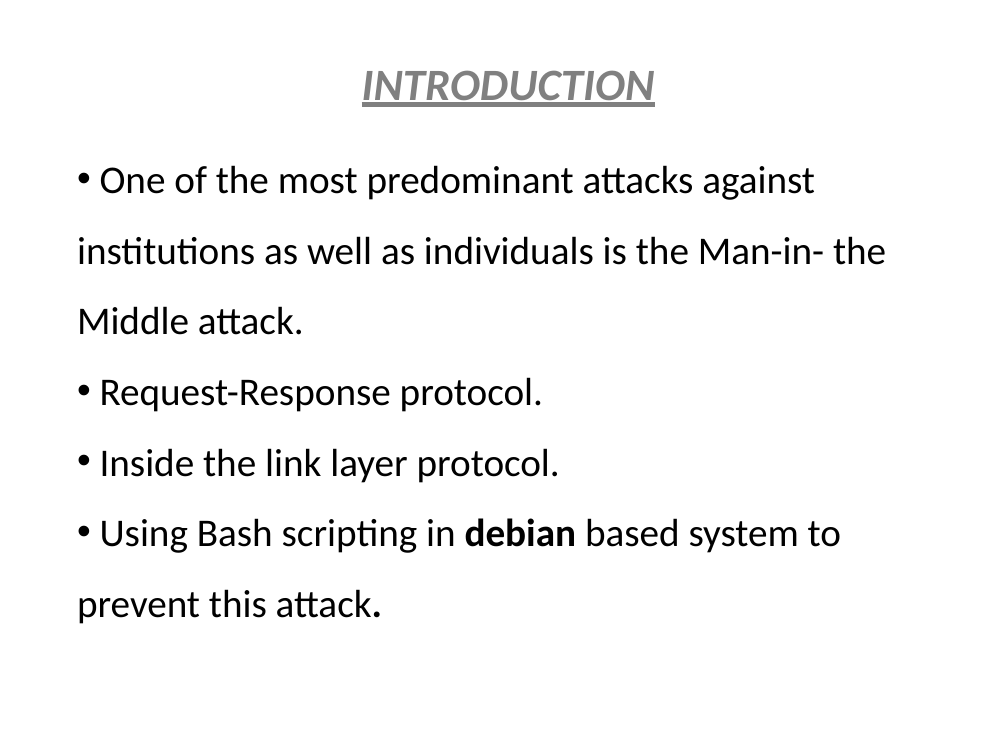
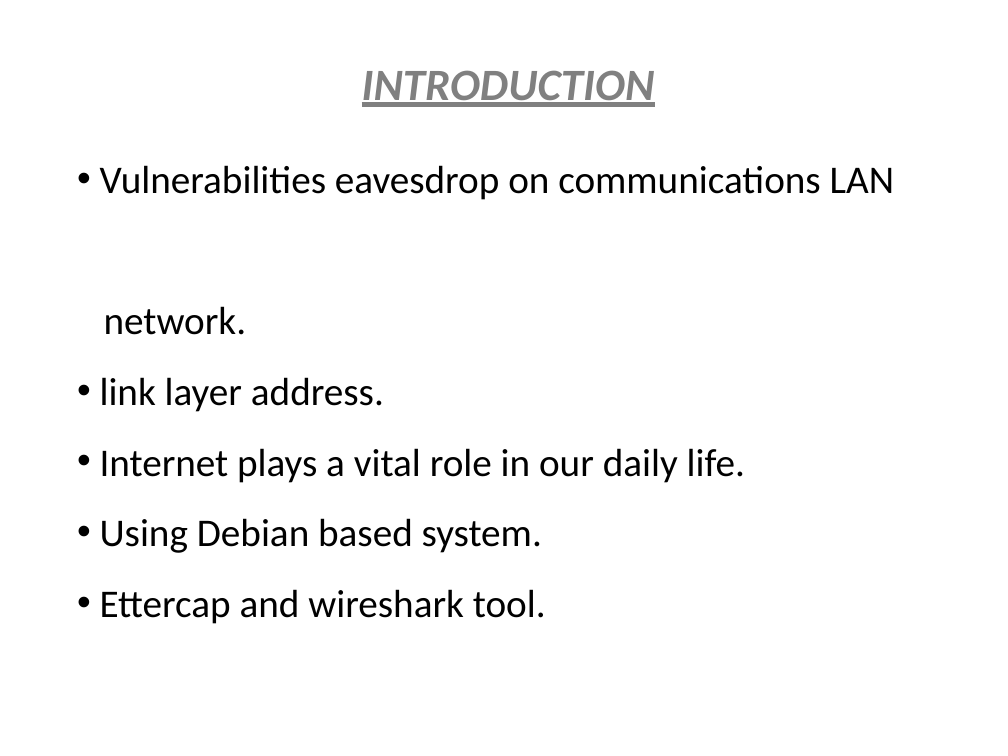
Before and after one commit to Musthafa2001/project-ppt, a slide deck: slide 3 of Dhatshana-batch.pptx. Drawn at 1008x756 pixels with LibreOffice and Linux fonts; fonts in the diff are those of the drawing. Boxes give left, top, right and bottom in pixels: in the first picture for what was removed or moved away, otherwise in the second. Text is boxed around its words. In the diff, an @@ line names an element or a change of style, - is before the commit and + after.

```diff
--- a/Dhatshana-batch.pptx
+++ b/Dhatshana-batch.pptx
@@ text at (100,165,894,624): text changed @@
-• One of the most predominant attacks against institutions as well as individuals is the Man-in- the Middle attack.
-• Request-Response protocol.
-• Inside the link layer protocol.
-• Using Bash scripting in debian based system to prevent this attack.
+• Vulnerabilities eavesdrop on communications LAN
+network.
+• link layer address.
+• Internet plays a vital role in our daily life.
+• Using Debian based system.
+• Ettercap and wireshark tool.
```
Also in this commit, not shown: 4 other slides changed.
